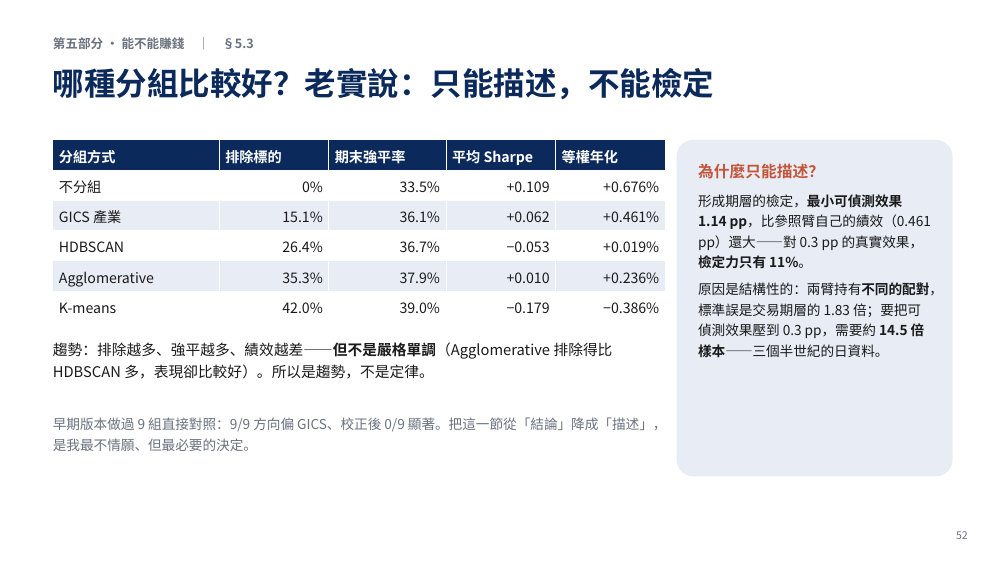
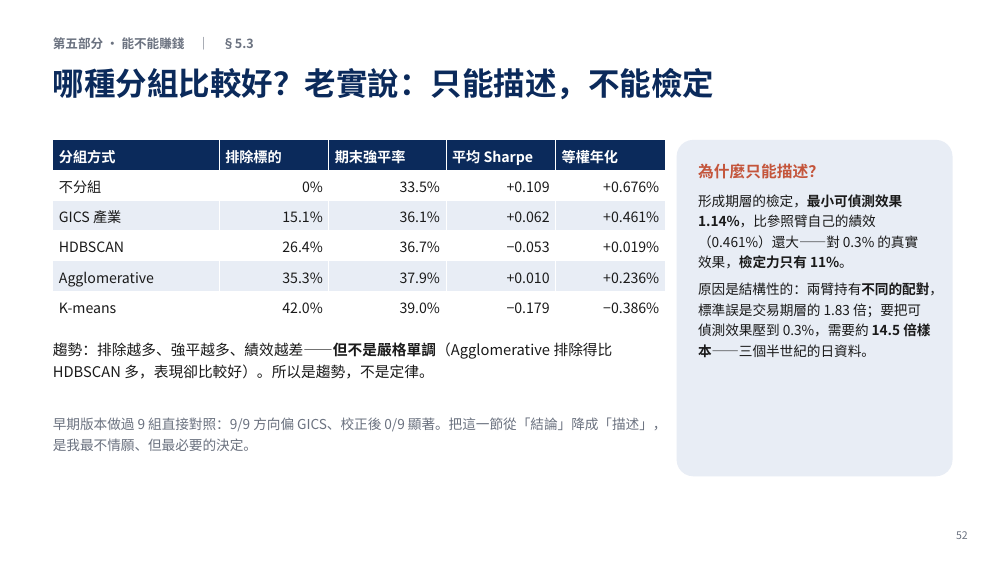
Before and after one commit to LerajieAsta/pairtrade_trainingproject, a slide deck: slide 52 of thesis/1150922_60min.pptx. Drawn at 1008x567 pixels with LibreOffice and Linux fonts; fonts in the diff are those of the drawing. Boxes give left, top, right and bottom in pixels: in the first picture for what was removed or moved away, otherwise in the second. Text is boxed around its words. In the diff, an @@ line names an element or a change of style, - is before the commit and + after.

```diff
--- a/thesis/1150922_60min.pptx
+++ b/thesis/1150922_60min.pptx
@@ text in rounded rectangle at bbox=[698, 194, 943, 358]: text changed @@
-形成期層的檢定，最小可偵測效果 1.14 pp，比參照臂自己的績效（0.461 pp）還大——對 0.3 pp 的真實效果，檢定力只有 11%。
-原因是結構性的：兩臂持有不同的配對，標準誤是交易期層的 1.83 倍；要把可偵測效果壓到 0.3 pp，需要約 14.5 倍樣本——三個半世紀的日資料。
+形成期層的檢定，最小可偵測效果 1.14%，比參照臂自己的績效（0.461%）還大——對 0.3% 的真實效果，檢定力只有 11%。
+原因是結構性的：兩臂持有不同的配對，標準誤是交易期層的 1.83 倍；要把可偵測效果壓到 0.3%，需要約 14.5 倍樣本——三個半世紀的日資料。
```
Also in this commit, not shown: 9 other slides changed, 12 other files.
